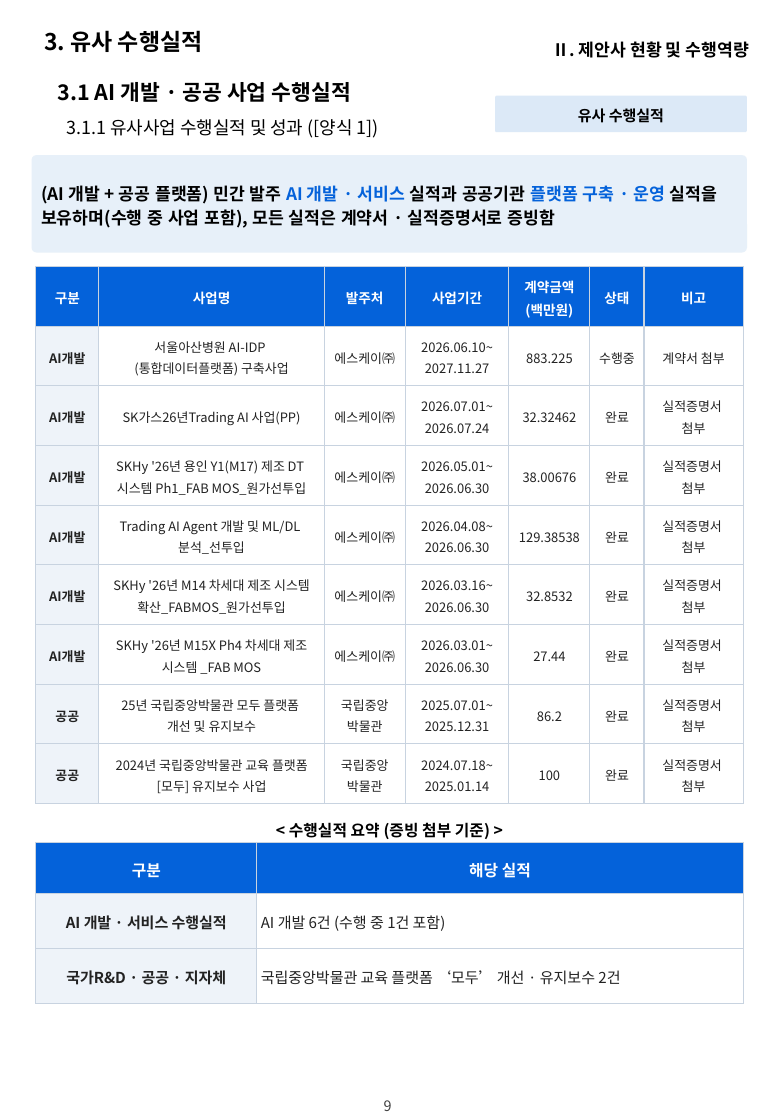
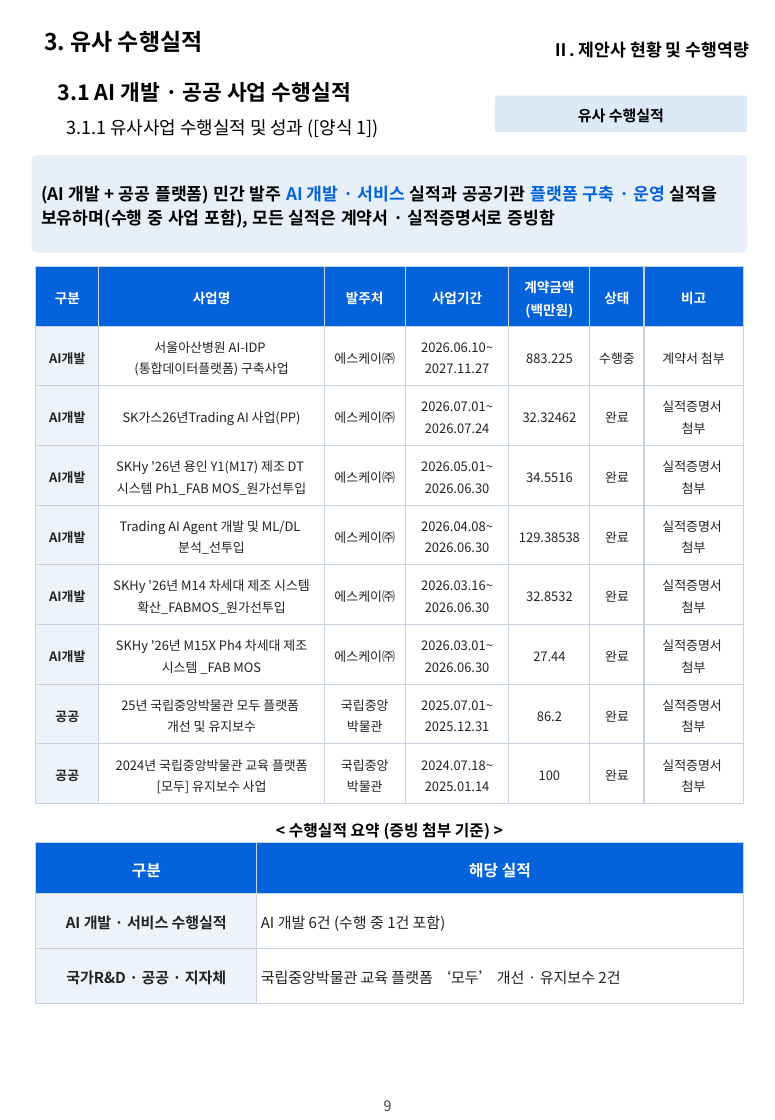
Before and after one commit to hwangsteeve-tech/hbjw, a slide deck: slide 9 of proposals/2026-11_dsit-parking-ai/dsit_proposal.pptx. Drawn at 775x1120 pixels with LibreOffice and Linux fonts; fonts in the diff are those of the drawing; background and template pictures are left out. Boxes give left, top, right and bottom in pixels: in the first picture for what was removed or moved away, otherwise in the second. Text is boxed around its words. In the diff, an @@ line names an element or a change of style, - is before the commit and + after.

```diff
--- a/proposals/2026-11_dsit-parking-ai/dsit_proposal.pptx
+++ b/proposals/2026-11_dsit-parking-ai/dsit_proposal.pptx
@@ table at [36,267,742,803] @@
-row 4, column 5: 38.00676
+row 4, column 5: 34.5516
```
Also in this commit, not shown: 2 other slides changed, 4 other files.
